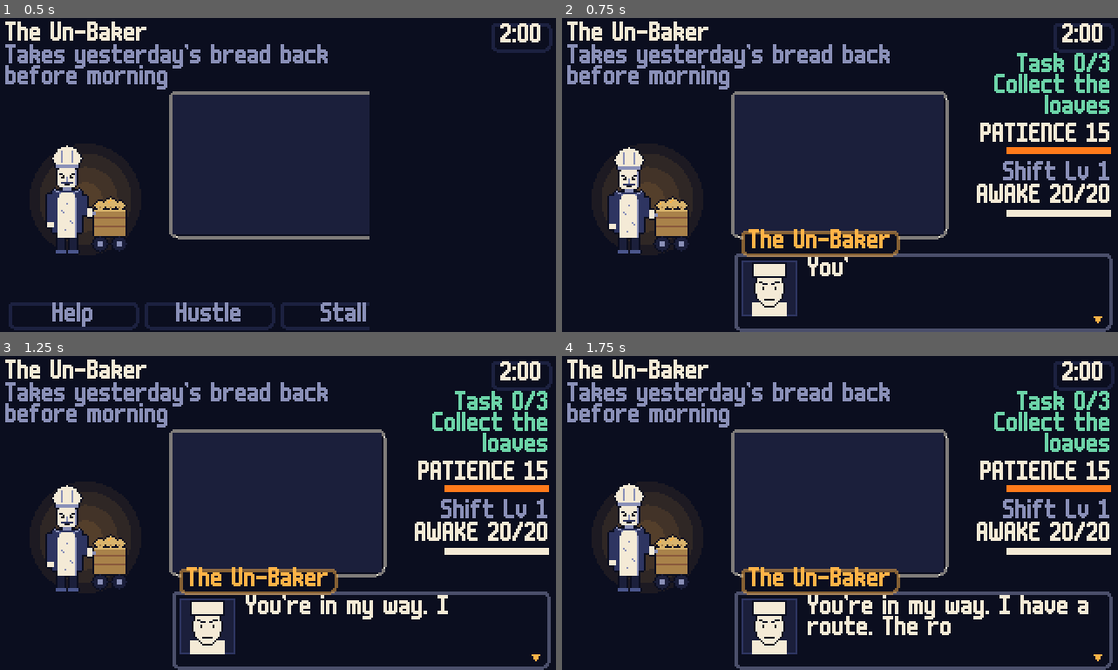
Above: before the commit, frames 1-4 (two rows, left to right).
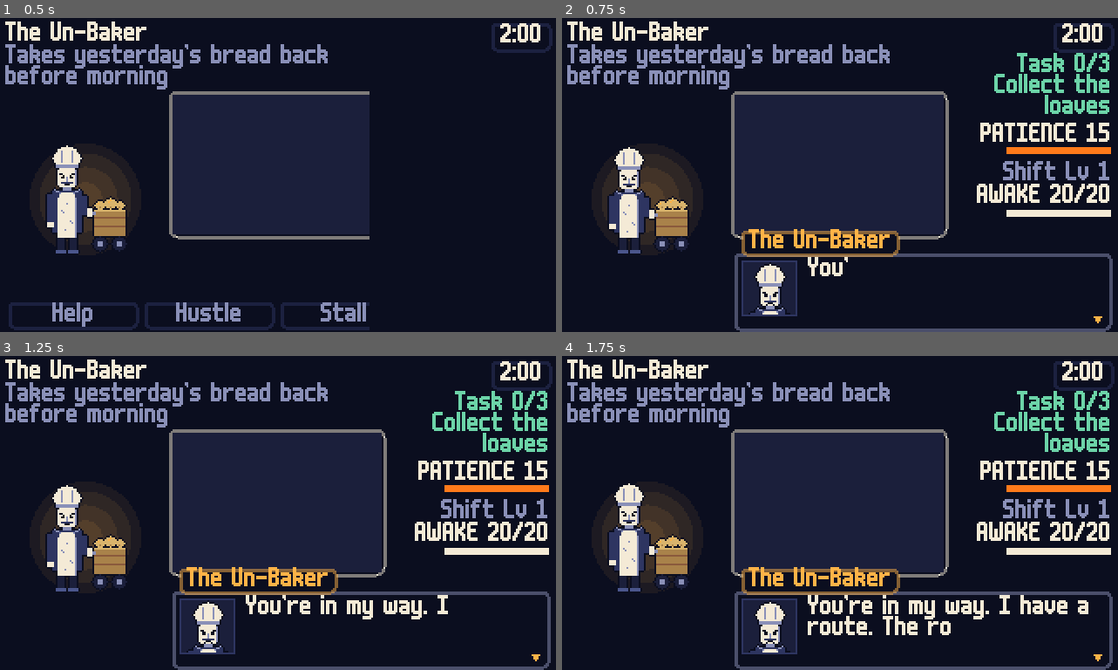
Above: after the commit, the same moments.

Repository: bryanwoods/nightshift
Game: Godot game, scene res://dev/test_battle.tscn
The game is run twice, just before and just after one commit, with the same random seed, the same clock (stepped at 60 frames per second) and the same inputs. This scene is started directly instead of the project's main scene.
Inputs (mouse positions are in pixels of both pictures, inside the frame that each line leads up to):
- Up to frame 1 (0.5 s): no input
- Up to frame 2 (0.75 s): tap Enter at 0.5 s; move the mouse to (962, 159) at 0.52 s; hold Right (move_right) from 0.53 s (still down); hold Z (confirm) from 0.53 s (still down); click (962, 159) at 0.67 s
- Up to frame 3 (1.25 s): keep holding Right (move_right); keep holding Z (confirm); tap Space at 0.77 s
- Up to frame 4 (1.75 s): move the mouse to (728, 528) at 1.27 s; release Right (move_right) at 1.28 s; release Z (confirm) at 1.28 s; hold Down (move_down) from 1.28 s (still down); tap R (rewind) at 1.35 s; tap Space at 1.52 s

Frame 1 is identical in both runs. In frame 2, 0.7% of the frame differs, in the area x 33-42%, y 77-95%; in frame 3, 0.7%; in frame 4, 0.7%.

Commit message:
Match town workers to their battle art and harden the alley boss
The playtest on 2026-11-07 found four problems. The workers in town used
the round 1 placeholder sheets, so each worker changed its look when a
fight started. The Un-Baker portrait did not look like his battle art.
Curfew appeared at its spot when the trigger fired, before the text said
that it rolls in. The one with no job, the secret boss, took 20 seconds.

Each town sheet is now its battle sheet at half size, with the face
drawn again by hand. The battle sheet at full size was tried first, but
it made the workers twice as tall as Tadzio and Wick. The Un-Baker,
Window Washer and Puddle Keeper portraits are the heads of their battle
sheets.

The move command takes "enter". The entity starts dx,dy tiles away and
walks back to its own spot. Curfew uses it to roll in from off screen,
and a new flag, tonight_curfew_here, shows Curfew only when the roll
starts.

A fight ends at the last Help with no dodge after it, so the 3
questions of the secret boss gave 2 dodges. It now asks 6 questions,
and 5 of them have a wrong answer that costs a round. It has 5 harder
patterns of 7 to 8 seconds, hit_damage 4 and patience 50. The longer
fight would use the minutes that the night needs for Curfew, so the
worker field "clock": false stops the night clock during the fight. The
alley route checks that the clock does not move.

The bedroom drawing now shows somebody Tadzio used to like, and he can
leave it up or tear it down. The flag drawing_torn swaps in a torn
tile. test_room.gd takes spawn= so a playtest can start at the secret
wall.

All 11 autotest routes pass on the sprite, Curfew and drawing changes.
The alley and encounters routes pass after the boss change. The other
routes never fight the one with no job.

Co-Authored-By: Claude Opus 5.5 <noreply@anthropic.com>

Diff:
--- a/data/dialogue/alley.json
+++ b/data/dialogue/alley.json
@@ -12,21 +12,30 @@
       "lines": [ { "speaker": "no_job", "text": "..." } ]
     },
     "no_job_q1": {
+      "lines": [ { "speaker": "no_job", "text": "What is your job?" } ]
+    },
+    "no_job_q2": {
+      "lines": [ { "speaker": "no_job", "text": "Who gave it to you?" } ]
+    },
+    "no_job_q3": {
+      "lines": [ { "speaker": "no_job", "text": "What time is it? Ask the tower." } ]
+    },
+    "no_job_q4": {
+      "lines": [ { "speaker": "no_job", "text": "What does the baker take back?" } ]
+    },
+    "no_job_q5": {
+      "lines": [ { "speaker": "no_job", "text": "What is your name?" } ]
+    },
+    "no_job_q6": {
       "lines": [
-        { "speaker": "no_job", "text": "What is your job?",
-          "choices": [ { "text": "I don't have one." }, { "text": "Helping, I think." } ] }
+        { "speaker": "no_job", "text": "Will you remember me?",
+          "choices": [ { "text": "Yes." }, { "text": "I'll try." } ] }
       ]
     },
-    "no_job_q2": {
+    "no_job_wrong": {
       "lines": [
-        { "speaker": "no_job", "text": "Who gave it to you?",
-          "choices": [ { "text": "Nobody." }, { "text": "Wick." } ] }
-      ]
-    },
-    "no_job_q3": {
-      "lines": [
-        { "speaker": "no_job", "text": "What time is it?",
-          "choices": [ { "text": "Two." }, { "text": "I don't know anymore." } ] }
+        { "speaker": "no_job", "text": "No." },
+        { "text": "The dark leans closer." }
       ]
     },
     "no_job_satisfied": {
--- a/data/dialogue/home.json
+++ b/data/dialogue/home.json
@@ -33,10 +33,25 @@
       "lines": [ { "text": "Your desk. Homework you finished. Homework you said you finished." } ]
     },
     "bedroom_drawing": {
+      "todo": "TODO(Tadzio): who is in the drawing? Does tearing it down (drawing_torn) change anything later?",
       "lines": [
         { "text": "A drawing you made and taped to the wall." },
-        { "text": "TODO(Tadzio): what is in the drawing?" }
+        { "text": "It's somebody you used to like. You drew them smiling.",
+          "choices": [
+            { "text": "Leave it up." },
+            { "text": "Tear it down.", "goto": "bedroom_drawing_tear" }
+          ] }
       ]
+    },
+    "bedroom_drawing_tear": {
+      "lines": [
+        { "cmd": "sfx", "name": "hustle" },
+        { "cmd": "set_flag", "flag": "drawing_torn" },
+        { "text": "Rrrrip. The tape keeps a strip of it." }
+      ]
+    },
+    "bedroom_drawing_torn": {
+      "lines": [ { "text": "Tape, and a strip of paper. You don't remember the rest." } ]
     },
     "bedroom_window": {
       "lines": [
--- a/data/dialogue/square.json
+++ b/data/dialogue/square.json
@@ -11,7 +11,8 @@
         { "speaker": "wick", "portrait": "wick_sad", "text": "..." },
         { "cmd": "music", "track": "curfew_theme" },
         { "text": "Something rolls across the cobbles like a slow wave. Quilts. Pillows. Two sleepy eyes." },
-        { "cmd": "move", "entity": "curfew", "dx": -4, "dy": 0, "speed": 16 },
+        { "cmd": "set_flag", "flag": "tonight_curfew_here" },
+        { "cmd": "move", "entity": "curfew", "dx": -6, "dy": 0, "speed": 24, "enter": true },
         { "speaker": "curfew", "portrait": "curfew_sleepy", "text": "Up past bedtime." },
         { "speaker": "curfew", "text": "That's my department." },
         { "speaker": "wick", "portrait": "wick_panic", "text": "It's Curfew! It puts awake kids back to bed! It's very nice about it! That's the hard part!", "unless_flag": "many_gone" },
--- a/data/rooms/bedroom.json
+++ b/data/rooms/bedroom.json
@@ -18,10 +18,14 @@
     "#####D######"
   ],
   "spawns": { "default": [2, 3, "down"], "hall": [5, 7, "up"] },
+  "overrides": [
+    { "x": 5, "y": 1, "tile": "drawing_torn", "if_flag": "drawing_torn" }
+  ],
   "entities": [
     { "type": "inspect", "x": 10, "y": 2, "dialogue": "bedroom_clock" },
     { "type": "inspect", "x": 9, "y": 2, "dialogue": "bedroom_desk" },
-    { "type": "inspect", "x": 5, "y": 1, "dialogue": "bedroom_drawing" },
+    { "type": "inspect", "x": 5, "y": 1, "dialogue": "bedroom_drawing", "unless_flag": "drawing_torn" },
+    { "type": "inspect", "x": 5, "y": 1, "dialogue": "bedroom_drawing_torn", "if_flag": "drawing_torn" },
     { "type": "inspect", "x": 8, "y": 1, "dialogue": "bedroom_window" },
     { "type": "inspect", "x": 2, "y": 1, "w": 2, "dialogue": "bedroom_closet" },
     { "type": "inspect", "x": 1, "y": 2, "h": 2, "dialogue": "bedroom_bed" },
--- a/data/rooms/bedroom_morning.json
+++ b/data/rooms/bedroom_morning.json
@@ -18,12 +18,16 @@
     "#####D######"
   ],
   "spawns": { "default": [2, 3, "up"] },
+  "overrides": [
+    { "x": 5, "y": 1, "tile": "drawing_torn", "if_flag": "drawing_torn" }
+  ],
   "entities": [
     { "type": "inspect", "x": 2, "y": 2, "dialogue": "morning_card" },
     { "type": "inspect", "x": 10, "y": 2, "dialogue": "morning_clock" },
     { "type": "inspect", "x": 8, "y": 1, "dialogue": "morning_window" },
     { "type": "inspect", "x": 1, "y": 2, "h": 2, "dialogue": "morning_bed" },
-    { "type": "inspect", "x": 5, "y": 1, "dialogue": "bedroom_drawing" },
+    { "type": "inspect", "x": 5, "y": 1, "dialogue": "bedroom_drawing", "unless_flag": "drawing_torn" },
+    { "type": "inspect", "x": 5, "y": 1, "dialogue": "bedroom_drawing_torn", "if_flag": "drawing_torn" },
     { "type": "inspect", "x": 5, "y": 8, "dialogue": "morning_door" }
   ],
   "lights": [],
--- a/data/rooms/square.json
+++ b/data/rooms/square.json
@@ -24,7 +24,7 @@
   "entities": [
     { "type": "door", "x": 0, "y": 3, "h": 7, "to": "depot_interior", "spawn": "east", "minutes": 3 },
     { "type": "trigger", "x": 3, "y": 3, "h": 8, "once": true, "flag": "tonight_curfew_seen", "dialogue": "square_curfew", "unless_gone": "curfew" },
-    { "type": "npc", "id": "curfew", "sprite": "curfew", "x": 17, "y": 6, "facing": "left", "idle_frames": 2, "dialogue": "curfew_after", "if_flag": "tonight_curfew_seen", "unless_flag": "enemy_curfew", "unless_gone": "curfew" },
+    { "type": "npc", "id": "curfew", "sprite": "curfew", "x": 17, "y": 6, "facing": "left", "idle_frames": 2, "dialogue": "curfew_after", "if_flag": "tonight_curfew_here", "unless_flag": "enemy_curfew", "unless_gone": "curfew" },
     { "type": "inspect", "x": 9, "y": 2, "dialogue": "square_clock" },
     { "type": "inspect", "x": 8, "y": 2, "dialogue": "square_clock" },
     { "type": "inspect", "x": 10, "y": 2, "dialogue": "square_clock" },
--- a/data/tilesets.json
+++ b/data/tilesets.json
@@ -6,20 +6,20 @@
       "tiles": ["wall", "wall_face", "floor", "rug", "bed_head", "bed_foot", "desk", "clock_radio",
                 "window", "drawing", "closet", "door", "door_closed", "stairs", "counter", "stove",
                 "fridge", "table", "chair", "tile_floor", "nightstand", "nightstand_card", "plant", "shelf",
-                "railing", "sink"],
+                "railing", "sink", "drawing_torn"],
       "solid": ["wall", "wall_face", "bed_head", "bed_foot", "desk", "clock_radio", "window", "drawing",
                 "closet", "door_closed", "counter", "stove", "fridge", "table", "chair", "nightstand",
-                "nightstand_card", "plant", "shelf", "railing", "sink"]
+                "nightstand_card", "plant", "shelf", "railing", "sink", "drawing_torn"]
     },
     "home_morning": {
       "png": "res://assets/tiles/home_morning.png",
       "tiles": ["wall", "wall_face", "floor", "rug", "bed_head", "bed_foot", "desk", "clock_radio",
                 "window", "drawing", "closet", "door", "door_closed", "stairs", "counter", "stove",
                 "fridge", "table", "chair", "tile_floor", "nightstand", "nightstand_card", "plant", "shelf",
-                "railing", "sink"],
+                "railing", "sink", "drawing_torn"],
       "solid": ["wall", "wall_face", "bed_head", "bed_foot", "desk", "clock_radio", "window", "drawing",
                 "closet", "door_closed", "counter", "stove", "fridge", "table", "chair", "nightstand",
-                "nightstand_card", "plant", "shelf", "railing", "sink"]
+                "nightstand_card", "plant", "shelf", "railing", "sink", "drawing_torn"]
     },
     "town_night": {
       "png": "res://assets/tiles/town_night.png",
--- a/data/workers/no_job.json
+++ b/data/workers/no_job.json
@@ -1,24 +1,144 @@
 {
   "id": "no_job",
-  "todo": "TODO(Tadzio): who is this? Name, look, and what it wants. The game never explains it.",
+  "todo": "TODO(Tadzio): who is this? Name, look, and what it wants. The game never explains it. Its questions and right answers are placeholders.",
   "name": "the one with no job",
   "job": "",
   "name_tag": false,
   "sprite": "no_job",
-  "patience": 24,
+  "patience": 50,
   "hours": 15,
-  "hit_damage": 3,
+  "hit_damage": 4,
+  "clock": false,
   "patterns": [
-    { "type": "drift", "duration": 5, "count": 7, "speed": 40, "turn_rate": 1.4, "sprite": "drifter" },
-    { "type": "ring", "duration": 5, "rings": 3, "speed": 46, "gap_angle": 45, "arena": [150, 96], "color": "hush" },
-    { "type": "dark", "duration": 5, "inner": { "type": "sweep", "bars": 3, "gap_px": 24, "speed": 66, "from": "both" } }
+    {
+      "type": "drift",
+      "duration": 7,
+      "count": 11,
+      "speed": 46,
+      "turn_rate": 1.8,
+      "sprite": "drifter"
+    },
+    {
+      "type": "ring",
+      "duration": 7.5,
+      "rings": 5,
+      "speed": 50,
+      "gap_angle": 40,
+      "arena": [
+        150,
+        96
+      ],
+      "color": "hush"
+    },
+    {
+      "type": "dark",
+      "duration": 7,
+      "inner": {
+        "type": "sweep",
+        "bars": 4,
+        "gap_px": 24,
+        "speed": 72,
+        "from": "both"
+      }
+    },
+    {
+      "type": "rain",
+      "duration": 7,
+      "count": 18,
+      "speed": 58,
+      "sprite": "drifter",
+      "from": "bottom",
+      "slant": 16,
+      "wobble": 24
+    },
+    {
+      "type": "dark",
+      "duration": 8,
+      "inner": {
+        "type": "drift",
+        "count": 10,
+        "speed": 44,
+        "turn_rate": 1.7
+      }
+    }
   ],
   "task": {
     "title": "Answer it",
     "steps": [
-      { "label": "Its first question", "line": "no_job_q1" },
-      { "label": "Its second question", "line": "no_job_q2" },
-      { "label": "Its third question", "line": "no_job_q3" }
+      {
+        "label": "Its first question",
+        "line": "no_job_q1",
+        "choice": {
+          "prompt": "You answer...",
+          "options": [
+            "I don't have one.",
+            "Helping, I think.",
+            "Lamps."
+          ],
+          "correct": 1,
+          "wrong_line": "no_job_wrong"
+        }
+      },
+      {
+        "label": "Its second question",
+        "line": "no_job_q2",
+        "choice": {
+          "prompt": "You answer...",
+          "options": [
+            "Nobody.",
+            "Wick.",
+            "The Foreman."
+          ],
+          "correct": 1,
+          "wrong_line": "no_job_wrong"
+        }
+      },
+      {
+        "label": "Its third question",
+        "line": "no_job_q3",
+        "choice": {
+          "prompt": "You answer...",
+          "options": [
+            "Two.",
+            "Three.",
+            "I don't know anymore."
+          ],
+          "correct": 0,
+          "wrong_line": "no_job_wrong"
+        }
+      },
+      {
+        "label": "Its fourth question",
+        "line": "no_job_q4",
+        "choice": {
+          "prompt": "You answer...",
+          "options": [
+            "Yesterday's bread.",
+            "Tomorrow's bread.",
+            "Shoes."
+          ],
+          "correct": 0,
+          "wrong_line": "no_job_wrong"
+        }
+      },
+      {
+        "label": "Its fifth question",
+        "line": "no_job_q5",
+        "choice": {
+          "prompt": "You answer...",
+          "options": [
+            "Wick.",
+            "Tadzio.",
+            "Nobody."
+          ],
+          "correct": 1,
+          "wrong_line": "no_job_wrong"
+        }
+      },
+      {
+        "label": "Its last question",
+        "line": "no_job_q6"
+      }
     ]
   },
   "dialogue": {
@@ -27,8 +147,14 @@
     "spared": "no_job_spared"
   },
   "rewards": {
-    "satisfied": { "item": "key_to_nothing" },
-    "spared": { "item": "key_to_nothing" },
-    "finished": { "item": "key_to_nothing" }
+    "satisfied": {
+      "item": "key_to_nothing"
+    },
+    "spared": {
+      "item": "key_to_nothing"
+    },
+    "finished": {
+      "item": "key_to_nothing"
+    }
   }
 }
--- a/dev/autotest_bot.gd
+++ b/dev/autotest_bot.gd
@@ -364,9 +364,11 @@
 	DialogueRunner.autoplay_fight = "help"
 	await _walk(4, 4)
 	await _until(func() -> bool: return Game.in_battle, 15.0)
+	var minute := NightClock.minute
 	await _wait(3.0)
 	await _shot("no_job")
 	await _until(func() -> bool: return not Game.in_battle, 120.0)
+	_expect(NightClock.minute == minute, "the night clock stops while the one with no job fights")
 	await _idle()
 	_expect(Game.has_flag("friend_no_job") and "key_to_nothing" in Game.items, "helped the one with no job and got the key to nothing")
 	_cur_room().interact(_target_at(2, 3))
--- a/dev/test_room.gd
+++ b/dev/test_room.gd
@@ -1,16 +1,20 @@
 extends Node
-## Opens one room with the clock running. Run: godot res://dev/test_room.tscn -- room=street_maple
+## Opens one room with the clock running. Run: godot res://dev/test_room.tscn -- room=street_main spawn=alley
 
 
 func _ready() -> void:
 	var room := "street_maple"
+	var spawn := "default"
 	for a in OS.get_cmdline_user_args():
 		if a.begins_with("room="):
 			room = a.trim_prefix("room=")
-	_go.call_deferred(room)
+		if a.begins_with("spawn="):
+			spawn = a.trim_prefix("spawn=")
+	_go.call_deferred(room, spawn)
 
 
-func _go(room: String) -> void:
+func _go(room: String, spawn: String) -> void:
 	Game.start_night(false)
 	Game.room_id = room
+	Game.spawn = spawn
 	NightClock.set_minute(0)
--- a/src/battle/battle.gd
+++ b/src/battle/battle.gd
@@ -94,6 +94,8 @@
 		finished.emit.call_deferred("abandoned")
 		return
 	worker = d
+	if not bool(worker.get("clock", true)):
+		NightClock.paused = true
 	patience_max = maxi(1, int(worker.get("patience", 10)))
 	patience = patience_max
 	awake_max = int(Game.tuning.get("awake_start", 20)) + (Game.shift_level() - 1) * int(Game.tuning.get("level_awake", 4))
@@ -144,6 +146,8 @@
 	_stats["seconds"] = snappedf((Time.get_ticks_msec() - _start_msec) / 1000.0, 0.1)
 	_stats["awake_left"] = awake
 	Game.playtest("battle_end", _stats)
+	if not bool(worker.get("clock", true)):
+		NightClock.paused = false
 	if not Game.night_over:
 		await _wipe_out()
 	DialogueRunner.textbox.inset = 0.0
--- a/src/overworld/room.gd
+++ b/src/overworld/room.gd
@@ -456,6 +456,8 @@
 			var delta := Vector2(float(cmd.get("dx", 0)), float(cmd.get("dy", 0))) * TILE
 			var seconds := (absf(delta.x) + absf(delta.y)) / float(cmd.get("speed", Game.tuning.get("move_speed", 40)))
 			if target is Entity:
+				if bool(cmd.get("enter", false)):
+					target.position -= delta
 				(target as Entity).walk_to(target.position + delta, seconds)
 			else:
 				player.face(delta.normalized().snapped(Vector2.ONE))
Binary file changed: assets/portraits/puddle_keeper_neutral.png
Binary file changed: assets/portraits/unbaker_grump.png
Binary file changed: assets/portraits/unbaker_happy.png
Binary file changed: assets/portraits/unbaker_neutral.png
Binary file changed: assets/portraits/window_washer_neutral.png
Not shown, changed: assets/px/portraits/puddle_keeper.txt
Not shown, changed: assets/px/portraits/unbaker.txt
Not shown, changed: assets/px/portraits/window_washer.txt
Not shown, changed: assets/px/sprites/curfew.txt
Not shown, changed: assets/px/sprites/dummy.txt
Not shown, changed: assets/px/sprites/no_job.txt
Not shown, changed: assets/px/sprites/puddle_keeper.txt
(and 23 more such lines)
